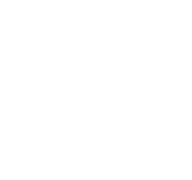
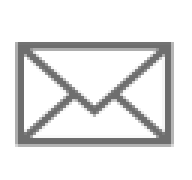
Revision of a layered 192×180 image; what changed, layer by layer:
pixels changed over [15, 42, 174, 147] (layer not identified)
